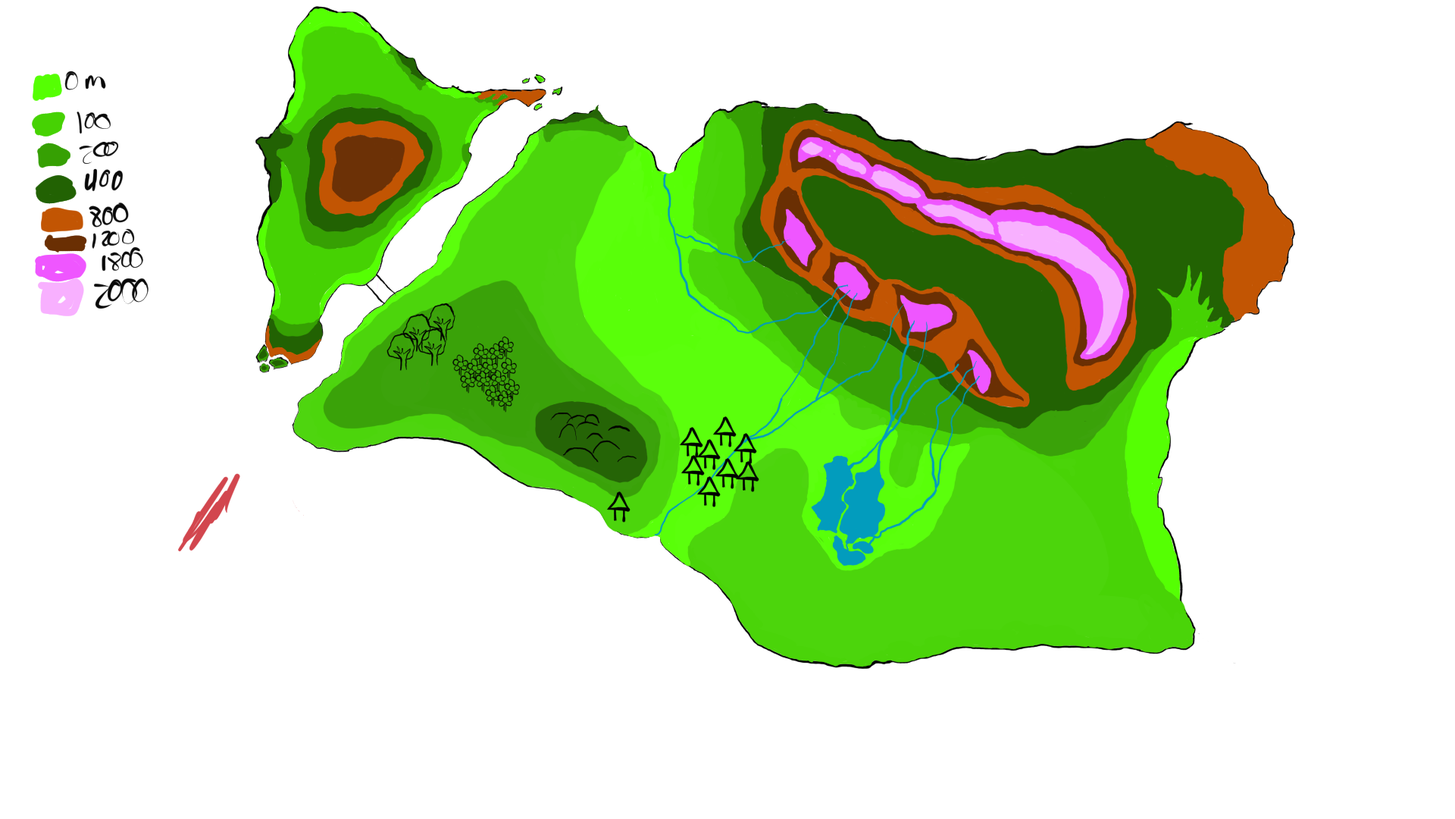
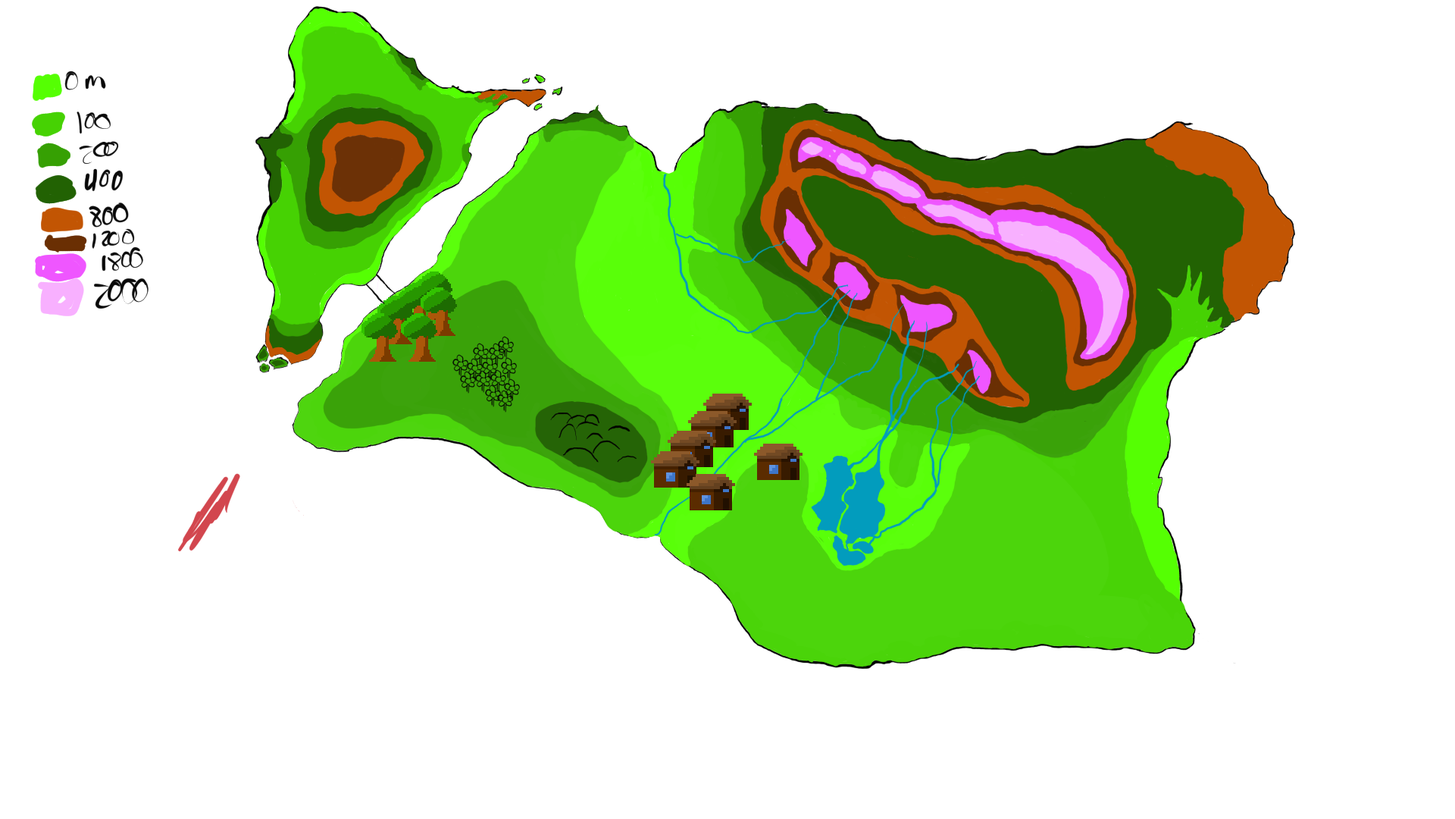
Comparing the layer stacks of the two 1455x819 images. Changes:
painted on "ElementosHumanos" over [361, 220, 874, 523]
painted on "ElementosNaturales" over [361, 220, 1144, 523]
painted on "Agua" over [651, 220, 1019, 511]
painted on "Altitud" over [361, 220, 1144, 523]
painted on "FormaMapa" over [361, 220, 1144, 523]
